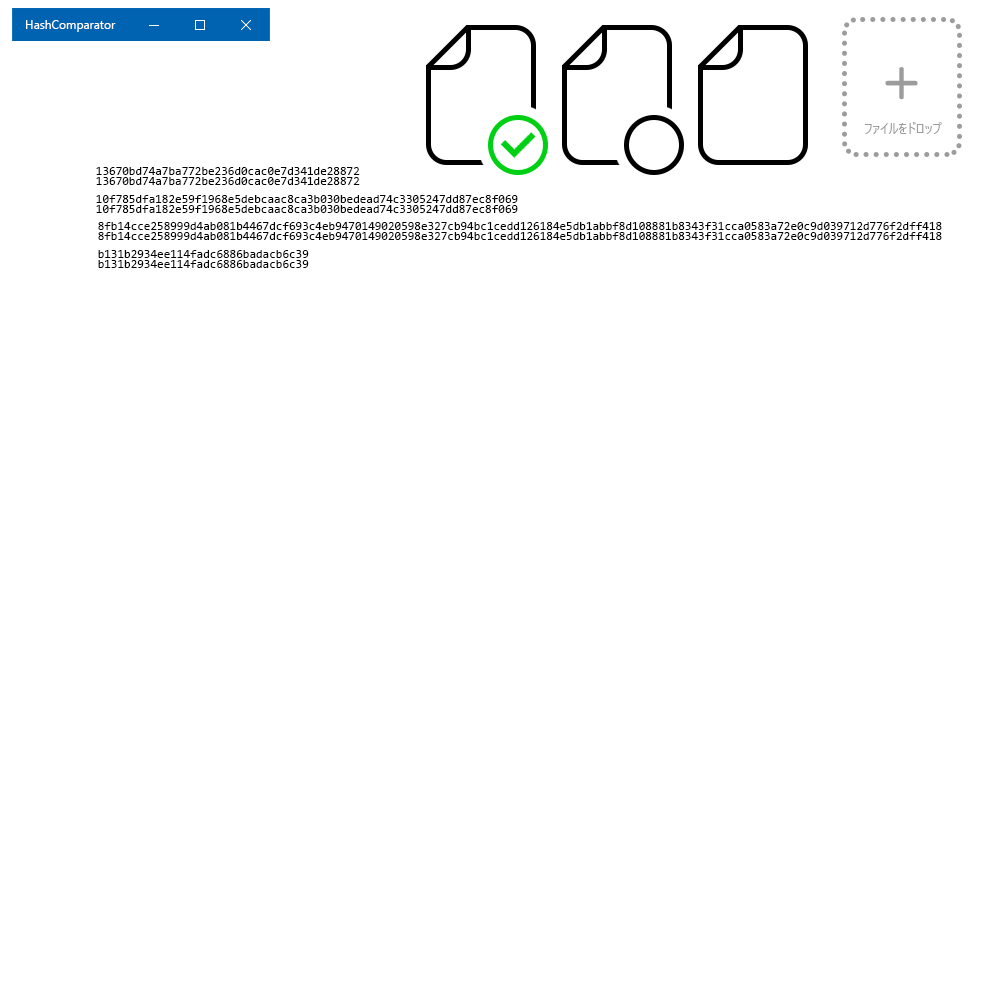
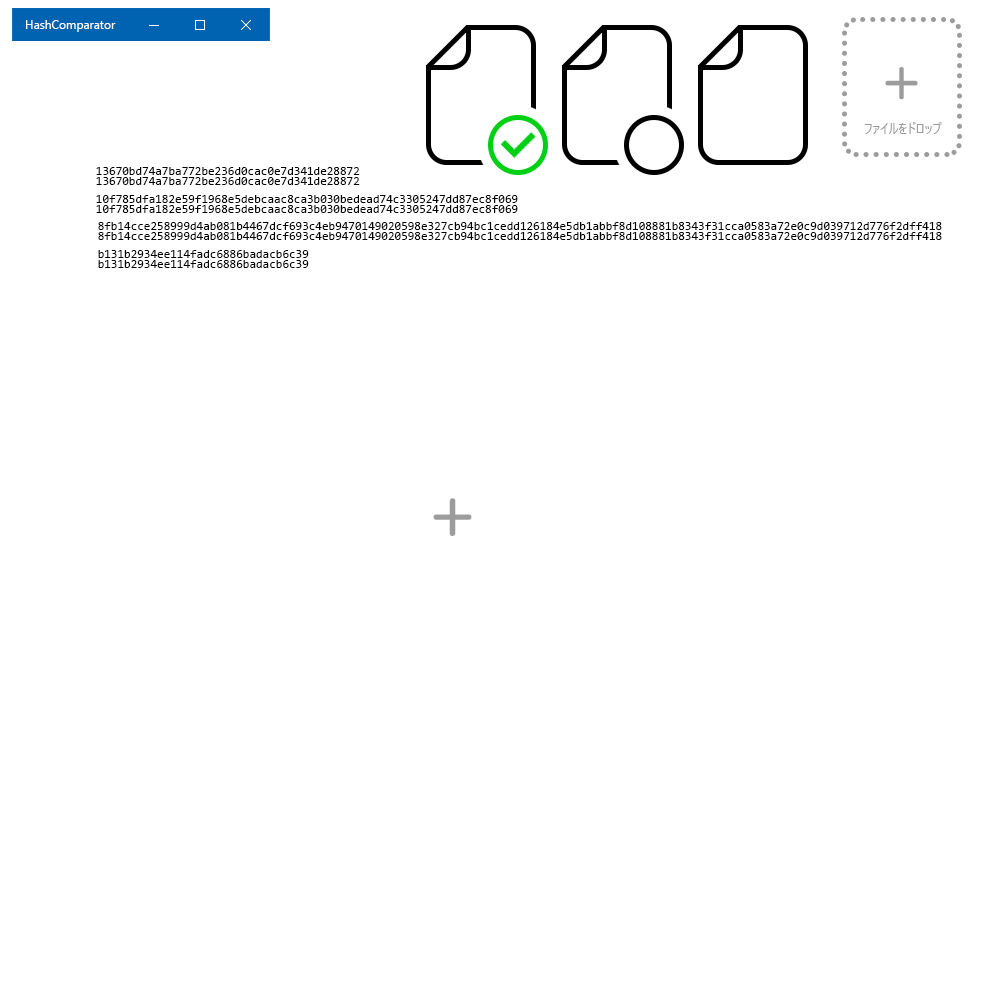
Two versions of the same layered image (1000x1000). Layer-by-layer changes:
added layer "＋" (1st of 2) above "ドロップ" over left=433, top=498, right=472, bottom=536
